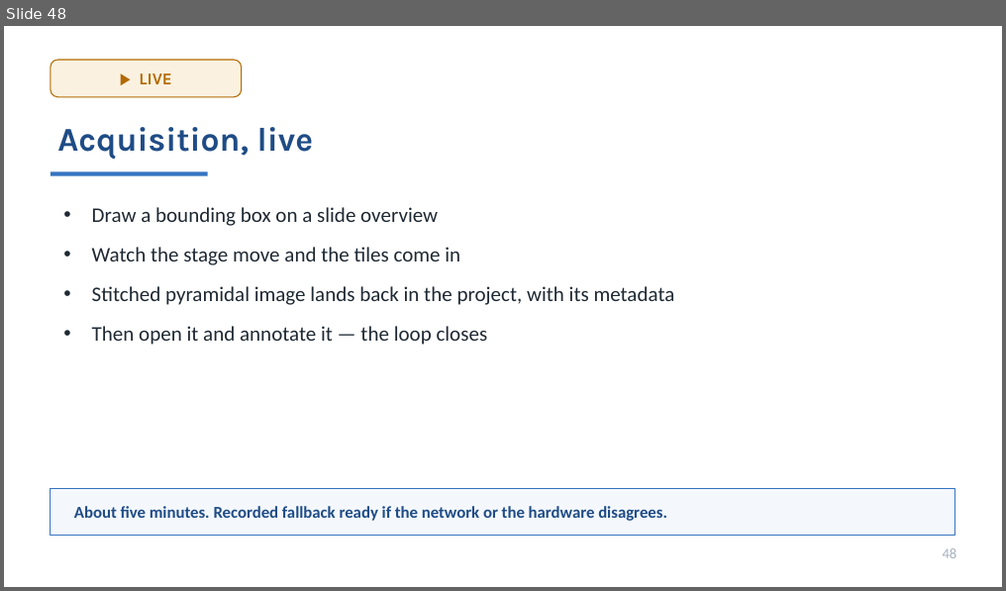
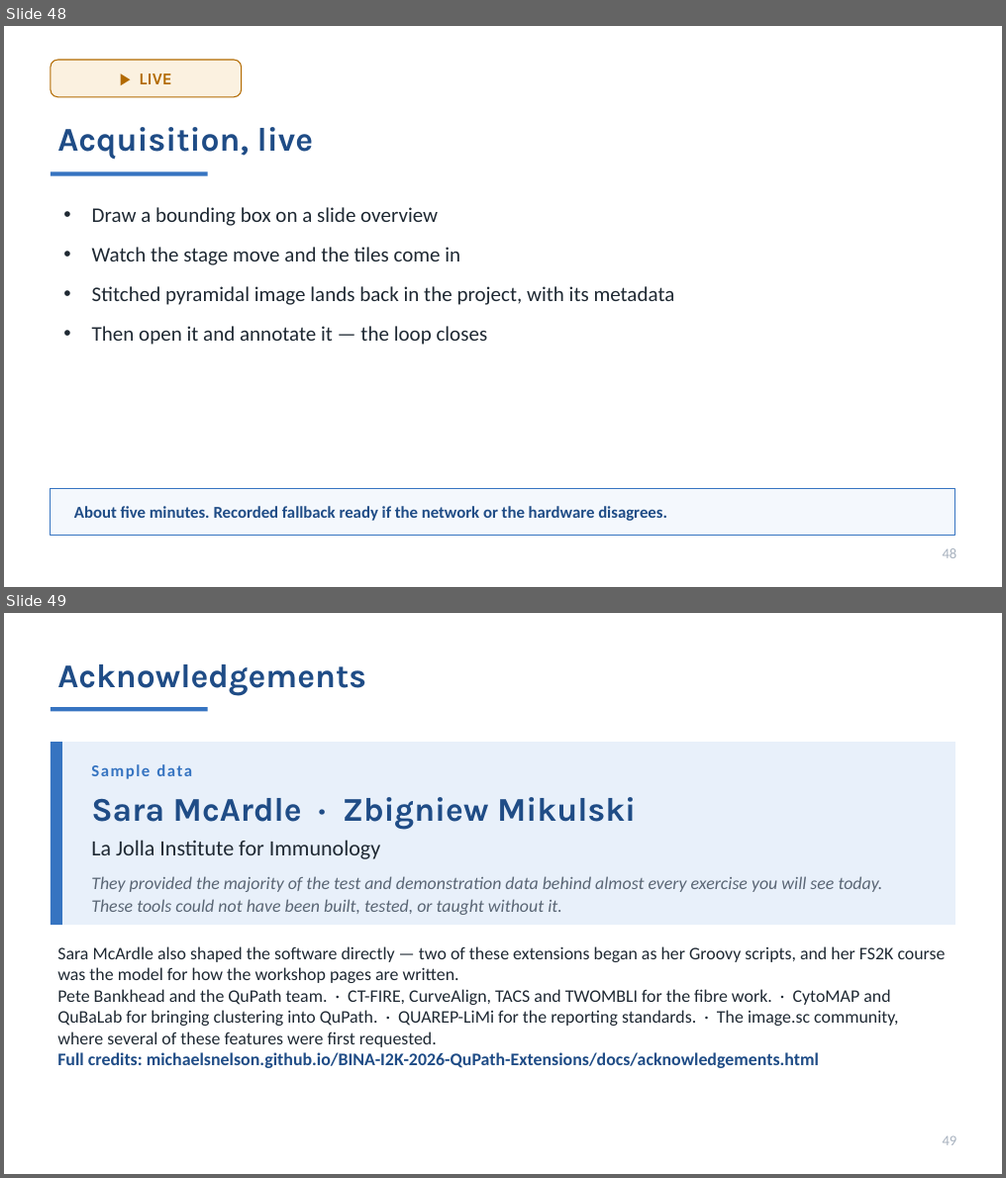
Before and after one commit to MichaelSNelson/BINA-I2K-2026-QuPath-Extensions, a slide deck: I2K_2026_QuPath_Extensions.pptx. Shown one above the other, each under a label of ours: slide 48 before the commit, slides 48 and 49 after it. The pictures are 1006x591 and 1006x1178 pixels, drawn with LibreOffice and Linux fonts; fonts in the diff are those of the drawing. Boxes give left, top, right and bottom in pixels: in the first picture for what was removed or moved away, otherwise in the second. Text is boxed around its words. In the diff, an @@ line names an element or a change of style, - is before the commit and + after.

```diff
--- a/I2K_2026_QuPath_Extensions.pptx
+++ b/I2K_2026_QuPath_Extensions.pptx
@@ slide 49 added at [4,613,1002,1174], background #FFFFFF @@
@@ text added at [57,664,366,696], 32 pt, text #1F4C86, bold @@
+Acknowledgements
@@ rectangle added at [51,707,208,712], fill #3674C1 @@
@@ rectangle added at [51,742,955,925], fill #E8F0FA @@
@@ rectangle added at [51,742,62,925], fill #3674C1 @@
@@ text added at [91,764,192,779], 16 pt, text #3674C1, bold @@
+Sample data
@@ text added at [91,797,636,830], 32 pt, text #1F4C86, bold @@
+Sara McArdle · Zbigniew Mikulski
@@ text added at [91,840,381,860], 21 pt, text #1F2933 @@
+La Jolla Institute for Immunology
@@ text added at [91,876,883,915], 17 pt, text #5A6675, italic @@
+They provided the majority of the test and demonstration data behind almost every exercise you will see today.
+These tools could not have been built, tested, or taught without it.
@@ text added at [57,947,945,1068], 17 pt, text #1F2933 @@
+Sara McArdle also shaped the software directly — two of these extensions began as her Groovy scripts, and her FS2K course was the model for how the workshop pages are written.
+Pete Bankhead and the QuPath team. · CT-FIRE, CurveAlign, TACS and TWOMBLI for the fibre work. · CytoMAP and QuBaLab for bringing clustering into QuPath. · QUAREP-LiMi for the reporting standards. · The image.sc community, where several of these features were first requested.
+Full credits: michaelsnelson.github.io/BINA-I2K-2026-QuPath-Extensions/docs/acknowledgements.html
@@ text added at [943,1136,957,1146], 14 pt, text #A8B2BF @@
+49
```
Also in this commit, not shown: 1 slide changed, 9 other files.
